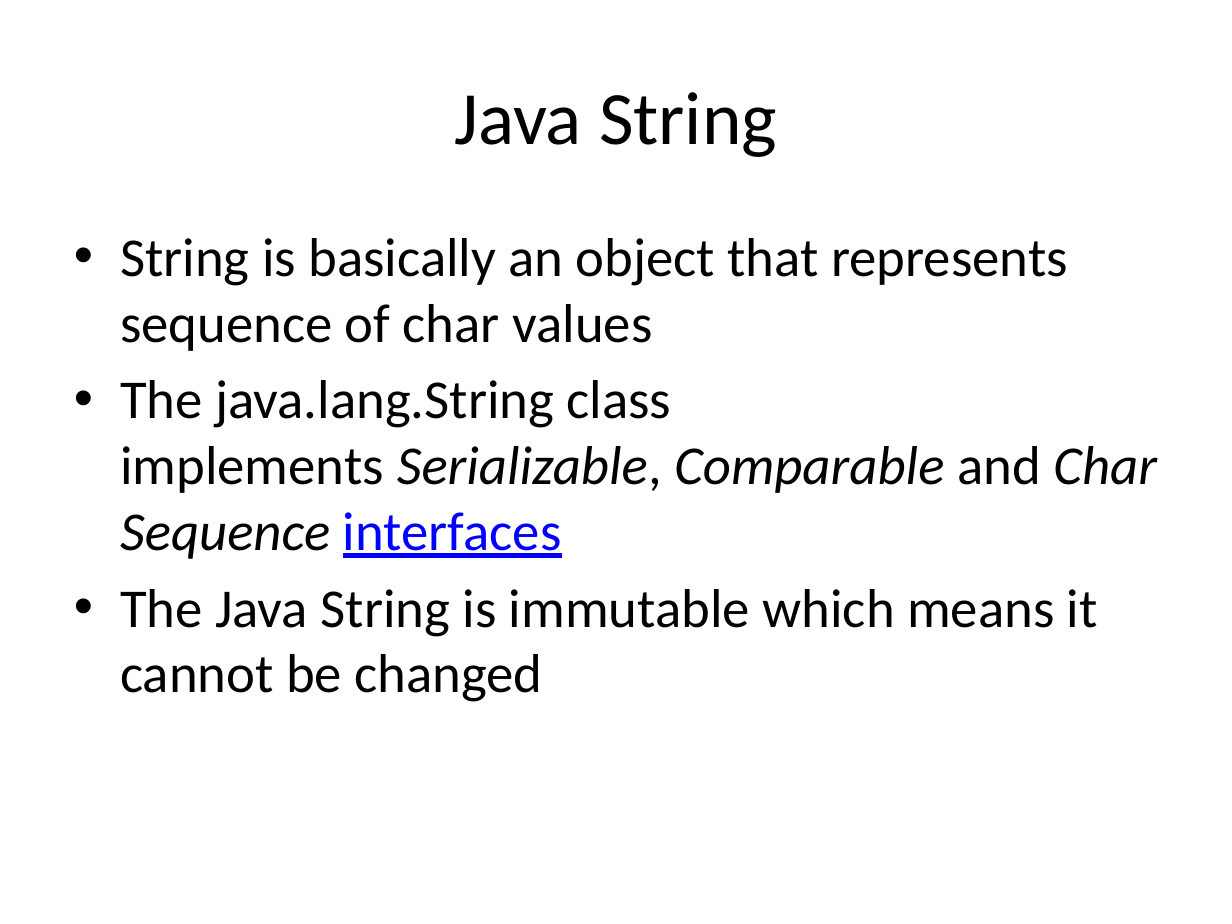
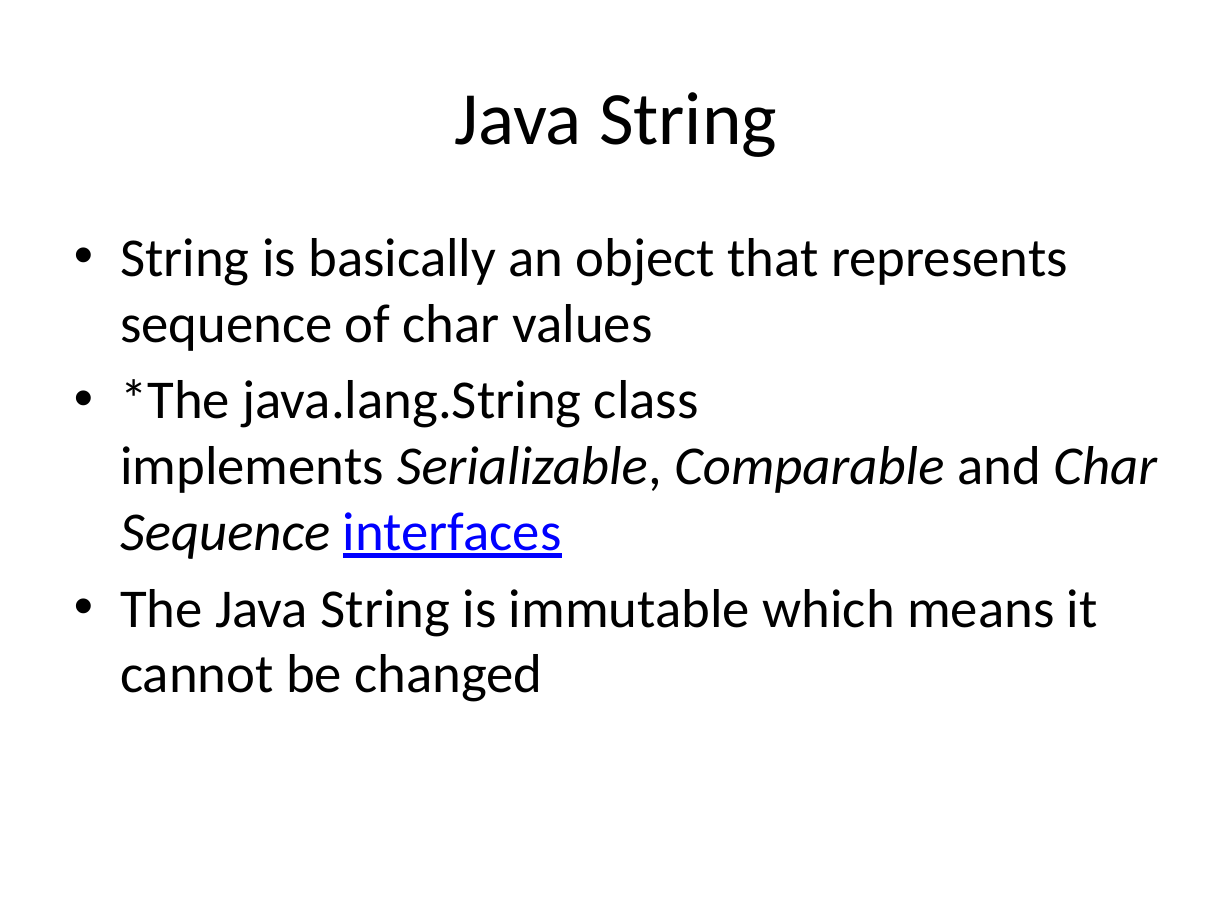
Before and after one commit to BesantJ2ee/Java_09_July_2022_10_30_Batch, a slide deck: slide 1 of PowerPoints/Module_4/String_StringBuffer_StringBuilder.pptx. Drawn at 1232x924 pixels with LibreOffice and Linux fonts; fonts in the diff are those of the drawing. Boxes give left, top, right and bottom in pixels: in the first picture for what was removed or moved away, otherwise in the second. Text is boxed around its words. In the diff, an @@ line names an element or a change of style, - is before the commit and + after.

```diff
--- a/PowerPoints/Module_4/String_StringBuffer_StringBuilder.pptx
+++ b/PowerPoints/Module_4/String_StringBuffer_StringBuilder.pptx
@@ text at (x1=120, y1=379, x2=1041, y2=558): text changed @@
-• The java.lang.String class implements Serializable, Comparable and CharSequence interfaces
+• *The java.lang.String class implements Serializable, Comparable and CharSequence interfaces
```
Also in this commit, not shown: 2 other slides changed, 8 other files.
